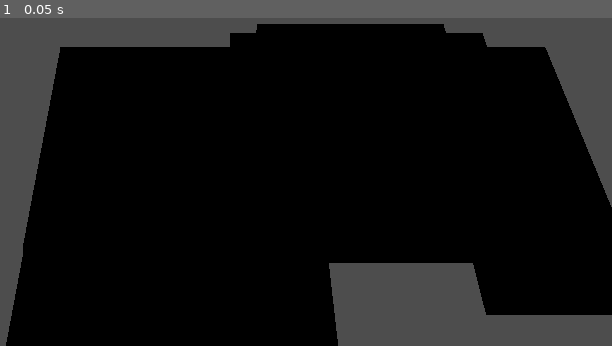
Above: before the commit, frame 1.
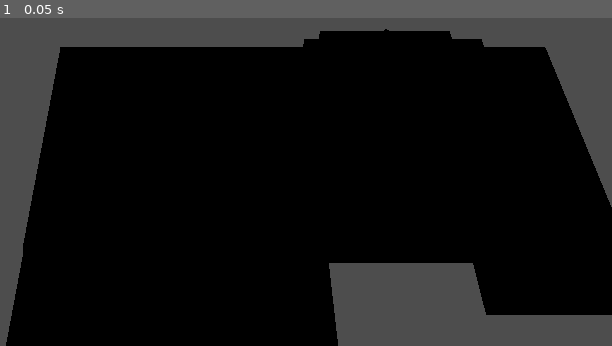
Above: after the commit, the same moment.

Repository: GesunderApfel/SpaceBaseBuilder
Game: Godot game, scene res://scenes/base_builder_level.tscn
The game is run twice, just before and just after one commit, with the same random seed, the same clock (stepped at 60 frames per second) and the same inputs. The project has no main scene, so this scene is started directly.
Inputs:
- Up to frame 1 (0.05 s): no input

The runs differ from the first frame. In frame 1, 1.4% of the frame differs, in the area x 37-80%, y 1-9%.

Commit message:
added power station level 1 to 5

Diff:
--- a/scenes/base_builder_level.tscn
+++ b/scenes/base_builder_level.tscn
@@ -256,24 +256,27 @@
 transform = Transform3D(7, 0, 0, 0, 1, 0, 0, 0, 3.2, 32.9397, 0, 31.8338)
 
 [node name="terrain_tall4" parent="Level/Ground" instance=ExtResource("50_h2h4c")]
-transform = Transform3D(14.4, 0, 0, 0, 1, 0, 0, 0, 5.67, 18, 2, 2.88693)
+transform = Transform3D(10.08, 0, 0, 0, 1, 0, 0, 0, 7.371, 22, 2, 5.79282)
 
 [node name="terrain_tall5" parent="Level/Ground" instance=ExtResource("50_h2h4c")]
-transform = Transform3D(10.4813, 0, 0, 0, 0.999814, 0, 0, 0, 3.02344, 17, 4, 1.36344)
+transform = Transform3D(7.33691, 0, 0, 0, 0.999814, 0, 0, 0, 3.02344, 21, 3, 1.36344)
 
 [node name="Upgradable_Base" type="Node3D" parent="Level"]
 
 [node name="Level1" type="Node3D" parent="Level/Upgradable_Base"]
+visible = false
 
 [node name="basemodule_C3" parent="Level/Upgradable_Base/Level1" instance=ExtResource("5_ud78g")]
 transform = Transform3D(1, 0, 0, 0, 1, 0, 0, 0, 1, 19.7702, 0, 17.6366)
 
 [node name="Level2" type="Node3D" parent="Level/Upgradable_Base"]
+visible = false
 
 [node name="basemodule_B3" parent="Level/Upgradable_Base/Level2" instance=ExtResource("4_66785")]
 transform = Transform3D(1, 0, 0, 0, 1, 0, 0, 0, 1, 19.75, 0, 17.6491)
 
 [node name="Level3" type="Node3D" parent="Level/Upgradable_Base"]
+visible = false
 
 [node name="basemodule_garage3" parent="Level/Upgradable_Base/Level3" instance=ExtResource("8_0qaek")]
 transform = Transform3D(1, 0, 0, 0, 1, 0, 0, 0, 1, 25.3897, -0.000200033, 17.5894)
@@ -284,7 +287,11 @@
 [node name="tunnel_diagonal_long_A3" parent="Level/Upgradable_Base/Level3" instance=ExtResource("52_hbq6t")]
 transform = Transform3D(0.707107, 0, 0.707107, 0, 1, 0, -0.707107, 0, 0.707107, 22.5676, 0.0595673, 17.5575)
 
+[node name="lights4" parent="Level/Upgradable_Base/Level3" instance=ExtResource("28_hb25o")]
+transform = Transform3D(1, 0, 0, 0, 1, 0, 0, 0, 1, 26.9799, 0, 19.0672)
+
 [node name="Level4" type="Node3D" parent="Level/Upgradable_Base"]
+visible = false
 
 [node name="basemodule_A3" parent="Level/Upgradable_Base/Level4" instance=ExtResource("3_biqyf")]
 transform = Transform3D(1, 0, 0, 0, 1, 0, 0, 0, 1, 17.7706, 0, 17.6794)
@@ -298,6 +305,12 @@
 [node name="tunnel_diagonal_long_A4" parent="Level/Upgradable_Base/Level4" instance=ExtResource("52_hbq6t")]
 transform = Transform3D(0.707107, 0, 0.707107, 0, 1, 0, -0.707107, 0, 0.707107, 22.5676, 0.0595673, 17.5575)
 
+[node name="lights5" parent="Level/Upgradable_Base/Level4" instance=ExtResource("28_hb25o")]
+transform = Transform3D(1, 0, 0, 0, 1, 0, 0, 0, 1, 15.9799, 0, 18.0672)
+
+[node name="lights6" parent="Level/Upgradable_Base/Level4" instance=ExtResource("28_hb25o")]
+transform = Transform3D(1, 0, 0, 0, 1, 0, 0, 0, 1, 26.9799, 0, 19.0672)
+
 [node name="Level5" type="Node3D" parent="Level/Upgradable_Base"]
 
 [node name="basemodule_E3" parent="Level/Upgradable_Base/Level5" instance=ExtResource("7_5d2e0")]
@@ -305,3 +318,159 @@
 
 [node name="basemodule_D3" parent="Level/Upgradable_Base/Level5" instance=ExtResource("6_cv81p")]
 transform = Transform3D(1, 0, 0, 0, 1, 0, 0, 0, 1, 19.7198, 0, 15.7343)
+
+[node name="lights5" parent="Level/Upgradable_Base/Level5" instance=ExtResource("28_hb25o")]
+transform = Transform3D(1, 0, 0, 0, 1, 0, 0, 0, 1, 26.9799, 0, 19.0672)
+
+[node name="basemodule_garage5" parent="Level/Upgradable_Base/Level5" instance=ExtResource("8_0qaek")]
+transform = Transform3D(1, 0, 0, 0, 1, 0, 0, 0, 1, 25.3897, -0.000200033, 17.5894)
+
+[node name="tunnel_diagonal_long_A5" parent="Level/Upgradable_Base/Level5" instance=ExtResource("52_hbq6t")]
+transform = Transform3D(0.707107, 0, 0.707107, 0, 1, 0, -0.707107, 0, 0.707107, 22.5676, 0.0595673, 17.5575)
+
+[node name="basemodule_A4" parent="Level/Upgradable_Base/Level5" instance=ExtResource("3_biqyf")]
+transform = Transform3D(1, 0, 0, 0, 1, 0, 0, 0, 1, 17.7706, 0, 17.6794)
+
+[node name="basemodule_B6" parent="Level/Upgradable_Base/Level5" instance=ExtResource("4_66785")]
+transform = Transform3D(1, 0, 0, 0, 1, 0, 0, 0, 1, 19.75, 0, 17.6491)
+
+[node name="lights7" parent="Level/Upgradable_Base/Level5" instance=ExtResource("28_hb25o")]
+transform = Transform3D(1, 0, 0, 0, 1, 0, 0, 0, 1, 15.9799, 0, 18.0672)
+
+[node name="lights3" parent="Level/Upgradable_Base" instance=ExtResource("28_hb25o")]
+transform = Transform3D(1, 0, 0, 0, 1, 0, 0, 0, 1, 20.9799, 0, 19.0672)
+
+[node name="Upgradable_PowerStation" type="Node3D" parent="Level"]
+
+[node name="Level1" type="Node3D" parent="Level/Upgradable_PowerStation"]
+
+[node name="windturbine_low4" parent="Level/Upgradable_PowerStation/Level1" instance=ExtResource("1_gmc3u")]
+transform = Transform3D(1, 0, 0, 0, 1, 0, 0, 0, 1, 25.7707, 2, 11.0672)
+
+[node name="windturbine_low5" parent="Level/Upgradable_PowerStation/Level1" instance=ExtResource("1_gmc3u")]
+transform = Transform3D(1, 0, 0, 0, 1, 0, 0, 0, 1, 28.7707, 2, 11.0672)
+
+[node name="basemodule_C3" parent="Level/Upgradable_PowerStation/Level1" instance=ExtResource("5_ud78g")]
+transform = Transform3D(1, 0, 0, 0, 1, 0, 0, 0, 1, 20.7702, 3, 0.6366)
+
+[node name="lights4" parent="Level/Upgradable_PowerStation/Level1" instance=ExtResource("28_hb25o")]
+transform = Transform3D(1, 0, 0, 0, 1, 0, 0, 0, 1, 21.9799, 3, 2.0672)
+
+[node name="lights5" parent="Level/Upgradable_PowerStation/Level1" instance=ExtResource("28_hb25o")]
+transform = Transform3D(1, 0, 0, 0, 1, 0, 0, 0, 1, 21.9799, 2, 7.0672)
+
+[node name="lights6" parent="Level/Upgradable_PowerStation/Level1" instance=ExtResource("28_hb25o")]
+transform = Transform3D(1, 0, 0, 0, 1, 0, 0, 0, 1, 27.2307, 2, 11.0672)
+
+[node name="lights7" parent="Level/Upgradable_PowerStation/Level1" instance=ExtResource("28_hb25o")]
+transform = Transform3D(1, 0, 0, 0, 1, 0, 0, 0, 1, 27.2307, 2, 7.0672)
+
+[node name="containers_B3" parent="Level/Upgradable_PowerStation/Level1" instance=ExtResource("19_ucali")]
+transform = Transform3D(1, 0, 0, 0, 1, 0, 0, 0, 1, 19.0568, 3.10054, 0.79416)
+
+[node name="containers_B4" parent="Level/Upgradable_PowerStation/Level1" instance=ExtResource("19_ucali")]
+transform = Transform3D(1, 0, 0, 0, 1, 0, 0, 0, 1, 19.0568, 3.10054, 0.259141)
+
+[node name="roofmodule_base3" parent="Level/Upgradable_PowerStation/Level1" instance=ExtResource("33_jfunm")]
+transform = Transform3D(1.44416, 0, 0, 0, 1, 0, 0, 0, 1.20727, 18.6797, 3, 0.494538)
+
+[node name="Level2" type="Node3D" parent="Level/Upgradable_PowerStation"]
+
+[node name="containers_B5" parent="Level/Upgradable_PowerStation/Level2" instance=ExtResource("19_ucali")]
+transform = Transform3D(1, 0, 0, 0, 1, 0, 0, 0, 1, 19.0568, 3.29051, 0.79416)
+
+[node name="containers_B6" parent="Level/Upgradable_PowerStation/Level2" instance=ExtResource("19_ucali")]
+transform = Transform3D(1, 0, 0, 0, 1, 0, 0, 0, 1, 19.0568, 3.29051, 0.259141)
+
+[node name="windturbine_low6" parent="Level/Upgradable_PowerStation/Level2" instance=ExtResource("1_gmc3u")]
+transform = Transform3D(1, 0, 0, 0, 1, 0, 0, 0, 1, 25.7707, 2, 7.06715)
+
+[node name="windturbine_low7" parent="Level/Upgradable_PowerStation/Level2" instance=ExtResource("1_gmc3u")]
+transform = Transform3D(1, 0, 0, 0, 1, 0, 0, 0, 1, 28.7707, 2, 7.06715)
+
+[node name="Level3" type="Node3D" parent="Level/Upgradable_PowerStation"]
+
+[node name="solarpanel3" parent="Level/Upgradable_PowerStation/Level3" instance=ExtResource("38_gxbor")]
+transform = Transform3D(1, 0, 0, 0, 1, 0, 0, 0, 1, 17.7707, 2, 7.15813)
+
+[node name="solarpanel4" parent="Level/Upgradable_PowerStation/Level3" instance=ExtResource("38_gxbor")]
+transform = Transform3D(1, 0, 0, 0, 1, 0, 0, 0, 1, 17.7707, 2, 6.55783)
+
+[node name="solarpanel5" parent="Level/Upgradable_PowerStation/Level3" instance=ExtResource("38_gxbor")]
+transform = Transform3D(1, 0, 0, 0, 1, 0, 0, 0, 1, 17.7707, 2, 11.4022)
+
+[node name="solarpanel6" parent="Level/Upgradable_PowerStation/Level3" instance=ExtResource("38_gxbor")]
+transform = Transform3D(1, 0, 0, 0, 1, 0, 0, 0, 1, 17.7707, 2, 10.8662)
+
+[node name="solarpanel7" parent="Level/Upgradable_PowerStation/Level3" instance=ExtResource("38_gxbor")]
+transform = Transform3D(1, 0, 0, 0, 1, 0, 0, 0, 1, 15.7707, 2, 11.4022)
+
+[node name="solarpanel8" parent="Level/Upgradable_PowerStation/Level3" instance=ExtResource("38_gxbor")]
+transform = Transform3D(1, 0, 0, 0, 1, 0, 0, 0, 1, 15.7707, 2, 10.8662)
+
+[node name="solarpanel9" parent="Level/Upgradable_PowerStation/Level3" instance=ExtResource("38_gxbor")]
+transform = Transform3D(1, 0, 0, 0, 1, 0, 0, 0, 1, 15.7707, 2, 7.15651)
+
+[node name="solarpanel10" parent="Level/Upgradable_PowerStation/Level3" instance=ExtResource("38_gxbor")]
+transform = Transform3D(1, 0, 0, 0, 1, 0, 0, 0, 1, 15.7707, 2, 6.55621)
+
+[node name="roofmodule_solarpanels3" parent="Level/Upgradable_PowerStation/Level3" instance=ExtResource("37_whllx")]
+transform = Transform3D(0.848528, 0, -0.919239, 0, 1, 0, 0.848528, 0, 0.919239, 20.7707, 4, 0.658718)
+
+[node name="containers_B7" parent="Level/Upgradable_PowerStation/Level3" instance=ExtResource("19_ucali")]
+transform = Transform3D(1, 0, 0, 0, 1, 0, 0, 0, 1, 19.0568, 3.47499, 0.79416)
+
+[node name="containers_B8" parent="Level/Upgradable_PowerStation/Level3" instance=ExtResource("19_ucali")]
+transform = Transform3D(1, 0, 0, 0, 1, 0, 0, 0, 1, 19.0568, 3.47499, 0.259141)
+
+[node name="Level4" type="Node3D" parent="Level/Upgradable_PowerStation"]
+
+[node name="solarpanel11" parent="Level/Upgradable_PowerStation/Level4" instance=ExtResource("38_gxbor")]
+transform = Transform3D(1, 0, 0, 0, 1, 0, 0, 0, 1, 15.7707, 2, 7.69674)
+
+[node name="solarpanel12" parent="Level/Upgradable_PowerStation/Level4" instance=ExtResource("38_gxbor")]
+transform = Transform3D(1, 0, 0, 0, 1, 0, 0, 0, 1, 15.7707, 2, 11.9358)
+
+[node name="solarpanel13" parent="Level/Upgradable_PowerStation/Level4" instance=ExtResource("38_gxbor")]
+transform = Transform3D(1, 0, 0, 0, 1, 0, 0, 0, 1, 17.7707, 2, 11.9358)
+
+[node name="solarpanel14" parent="Level/Upgradable_PowerStation/Level4" instance=ExtResource("38_gxbor")]
+transform = Transform3D(1, 0, 0, 0, 1, 0, 0, 0, 1, 17.7707, 2, 7.68746)
+
+[node name="containers_B9" parent="Level/Upgradable_PowerStation/Level4" instance=ExtResource("19_ucali")]
+transform = Transform3D(1, 0, 0, 0, 1, 0, 0, 0, 1, 19.0568, 3.65619, 0.79416)
+
+[node name="containers_B10" parent="Level/Upgradable_PowerStation/Level4" instance=ExtResource("19_ucali")]
+transform = Transform3D(1, 0, 0, 0, 1, 0, 0, 0, 1, 19.0568, 3.65619, 0.259141)
+
+[node name="Level5" type="Node3D" parent="Level/Upgradable_PowerStation"]
+
+[node name="windturbine_tall4" parent="Level/Upgradable_PowerStation/Level5" instance=ExtResource("2_wyl1g")]
+transform = Transform3D(1, 0, 0, 0, 1, 0, 0, 0, 1, 24.7707, 3, 2.0672)
+
+[node name="windturbine_tall5" parent="Level/Upgradable_PowerStation/Level5" instance=ExtResource("2_wyl1g")]
+transform = Transform3D(1, 0, 0, 0, 1, 0, 0, 0, 1, 16.7707, 3, 2.0672)
+
+[node name="containers_C3" parent="Level/Upgradable_PowerStation/Level5" instance=ExtResource("20_fqyl2")]
+transform = Transform3D(1, 0, 0, 0, 1, 0, 0, 0, 1, 18.2794, 3.10054, 0.771269)
+
+[node name="containers_C4" parent="Level/Upgradable_PowerStation/Level5" instance=ExtResource("20_fqyl2")]
+transform = Transform3D(1, 0, 0, 0, 1, 0, 0, 0, 1, 18.2794, 3.10054, 0.274484)
+
+[node name="containers_C5" parent="Level/Upgradable_PowerStation/Level5" instance=ExtResource("20_fqyl2")]
+transform = Transform3D(1, 0, 0, 0, 1, 0, 0, 0, 1, 18.2794, 3.28927, 0.771269)
+
+[node name="containers_C6" parent="Level/Upgradable_PowerStation/Level5" instance=ExtResource("20_fqyl2")]
+transform = Transform3D(1, 0, 0, 0, 1, 0, 0, 0, 1, 18.2794, 3.28927, 0.274484)
+
+[node name="containers_C7" parent="Level/Upgradable_PowerStation/Level5" instance=ExtResource("20_fqyl2")]
+transform = Transform3D(1, 0, 0, 0, 1, 0, 0, 0, 1, 18.2794, 3.47568, 0.771269)
+
+[node name="containers_C8" parent="Level/Upgradable_PowerStation/Level5" instance=ExtResource("20_fqyl2")]
+transform = Transform3D(1, 0, 0, 0, 1, 0, 0, 0, 1, 18.2794, 3.47568, 0.274484)
+
+[node name="containers_C9" parent="Level/Upgradable_PowerStation/Level5" instance=ExtResource("20_fqyl2")]
+transform = Transform3D(1, 0, 0, 0, 1, 0, 0, 0, 1, 18.2794, 3.64815, 0.771269)
+
+[node name="containers_C10" parent="Level/Upgradable_PowerStation/Level5" instance=ExtResource("20_fqyl2")]
+transform = Transform3D(1, 0, 0, 0, 1, 0, 0, 0, 1, 18.2794, 3.64815, 0.274484)
